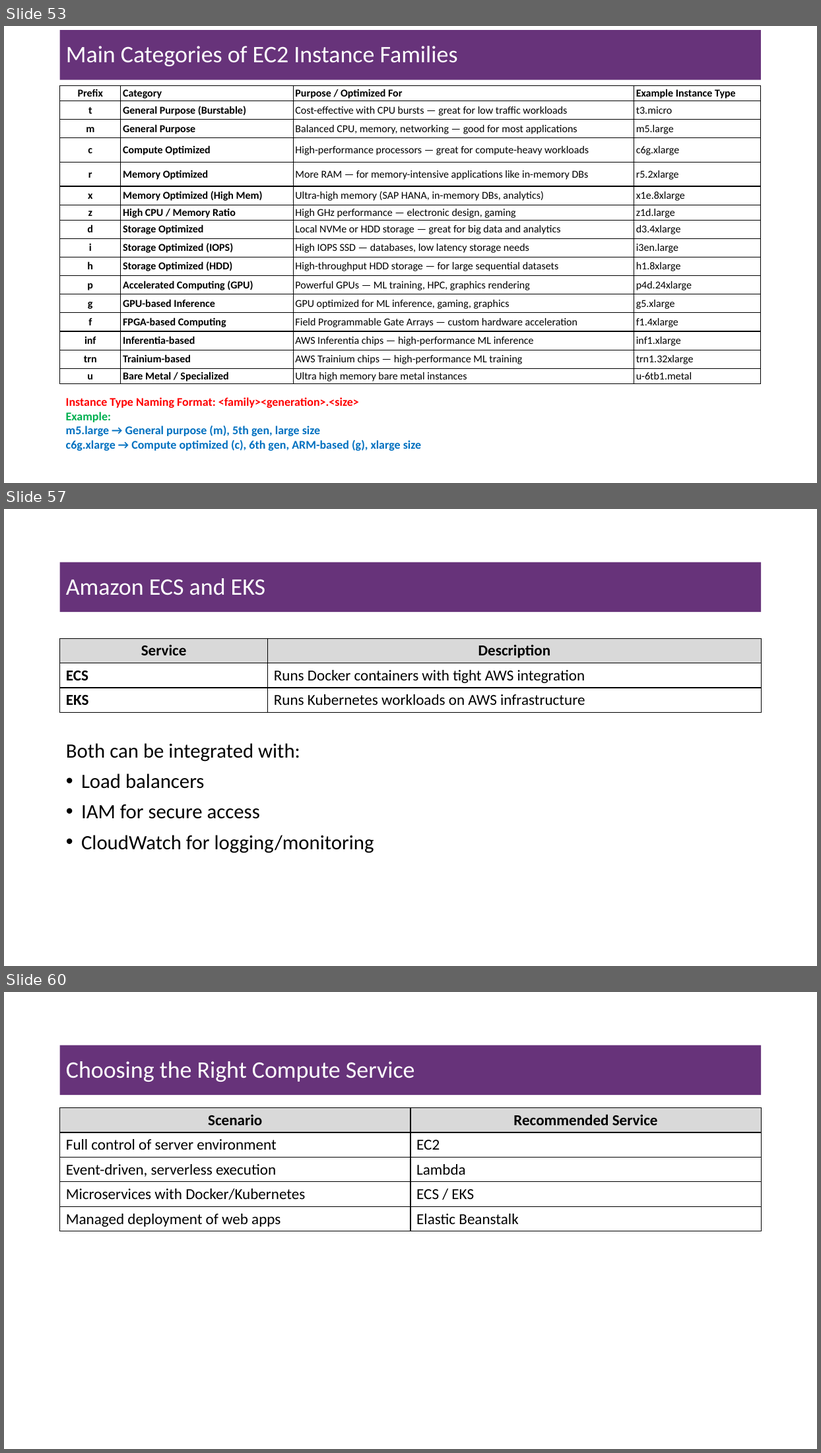
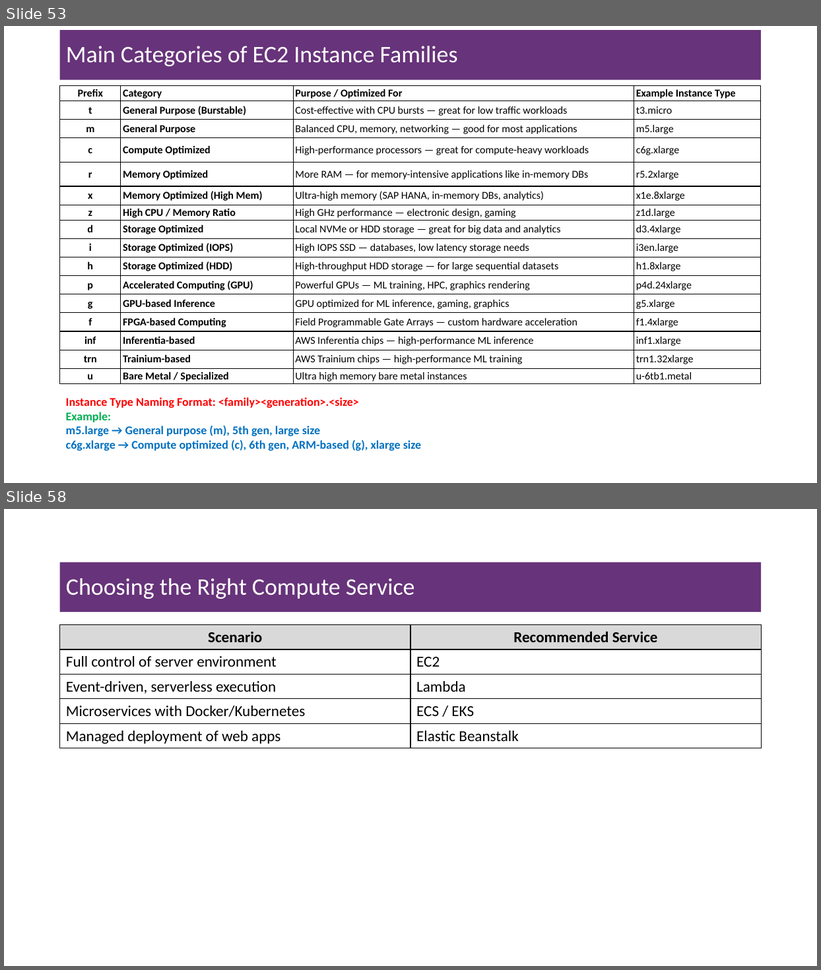
Before and after one commit to msfasha/307401-Big-Data, a slide deck: lecture_notes/section_3_introduction_to_amazon_aws/3-1-Introduction to Cloud Computing and Amazon AWS.pptx. Shown one above the other, each under a label of ours: slides 53, 57 and 60 before the commit, slides 53 and 58 after it; the slides between them are not shown. The pictures are 821x1453 and 821x970 pixels, drawn with LibreOffice and Linux fonts; fonts in the diff are those of the drawing; background and template pictures are left out. Boxes give left, top, right and bottom in pixels: in the first picture for what was removed or moved away, otherwise in the second. Text is boxed around its words. In the diff, an @@ line names an element or a change of style, - is before the commit and + after.

Commit message:
updated cloud foundations slides

```diff
--- a/lecture_notes/section_3_introduction_to_amazon_aws/3-1-Introduction to Cloud Computing and Amazon AWS.pptx
+++ b/lecture_notes/section_3_introduction_to_amazon_aws/3-1-Introduction to Cloud Computing and Amazon AWS.pptx
@@ slide 57 removed at (x1=4, y1=509, x2=817, y2=966), background #FFFFFF @@
@@ title removed at (x1=60, y1=562, x2=762, y2=612) @@
-Amazon ECS and EKS
@@ table removed at (x1=60, y1=638, x2=762, y2=712), 3 rows, 2 columns @@
-Service | Description
-ECS | Runs Docker containers with tight AWS integration
-EKS | Runs Kubernetes workloads on AWS infrastructure
@@ text removed at (x1=66, y1=743, x2=374, y2=854) @@
-Both can be integrated with:
-• Load balancers
-• IAM for secure access
-• CloudWatch for logging/monitoring
@@ what was slide 60 is now slide 58 @@
```
Also in this commit, not shown: 36 slides changed, 1 other slide removed, 1 other file.
